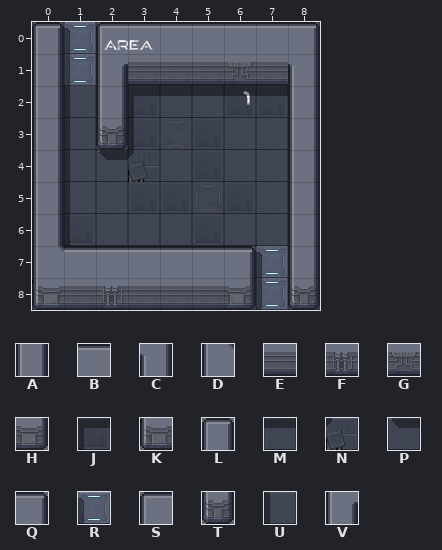
Tiled map -- cocos/Code/assets/resources/map/map_1-1-N-1.tmx. Above: the version before the commit.
Cells are 32x32 px. Shown: x 0..8, y 0..8.
Key: from "proba_scifi": A 23, B 42, C 49, D 57, E 80, F 82, G 87; from "scifi_tileset_02": H 9, J 10, K 11, L 15, M 17, N 18, P 19, Q 25, R 26, S 27, T 31, U 34, V 50.
_ is an empty cell.
Layers that did not change in this view are not listed.
Layer "w" before, first column x 0:
0 L_SBBBBBQ
1 A_VEEEGEC
2 A_A_____A
3 A_T_____A
4 A_______A
5 A_______A
6 A_______A
7 DBBBBBQ_A
8 KEFEEEH_T
Layer "s" before, first column x 0:
0 _R_______
1 _U_______
2 _U_JMMMM_
3 _U_U_____
4 _UPN_____
5 _U_______
6 _U_______
7 _______R_
8 _______U_
After the commit:
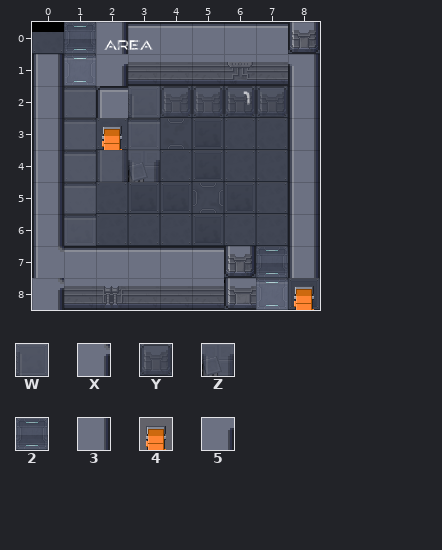
Further tiles: from "scifi_tileset_02": W 12, X 13, Y 21, Z 22, 2 32, 3 33, 4 37, 5 62.
See-through tiles are keyed as they look on the map.
What changed:
{"where": "layer \"w\""}
{"y":0,"x":0,"old":"L","new":"M"}
{"y":0,"x":2,"old":"S","new":"3"}
{"y":0,"x":8,"old":"Q","new":"T"}
{"y":1,"x":2,"old":"V","new":"5"}
{"y":2,"x":2,"old":"A","new":"S"}
{"y":3,"x":2,"old":"T","new":"4"}
{"y":7,"x":6,"old":"Q","new":"T"}
{"y":8,"x":0,"old":"K","new":"X"}
{"y":8,"x":6,"old":"H","new":"K"}
{"y":8,"x":8,"old":"T","new":"4"}
{"where": "layer \"s\""}
{"y":0,"x":1,"old":"R","new":"2"}
{"y":1,"x":1,"old":"U","new":"B"}
{"y":2,"x":1,"old":"U","new":"B"}
{"y":2,"x":3,"old":"JMMMM","new":"WYYYY"}
{"y":3,"x":1,"old":"U","new":"B"}
{"y":3,"x":3,"old":"U","new":"B"}
{"y":4,"x":1,"old":"UPN","new":"BAZ"}
{"y":5,"x":1,"old":"U","new":"B"}
{"y":6,"x":1,"old":"U","new":"B"}
{"y":7,"x":7,"old":"R","new":"2"}
{"y":8,"x":7,"old":"U","new":"B"}
{"label":"changed","picture_box":[32,22,288,246]}
{"label":"changed","picture_box":[288,22,320,54]}
{"label":"changed","picture_box":[224,246,320,310]}
{"label":"changed","picture_box":[32,278,64,310]}
